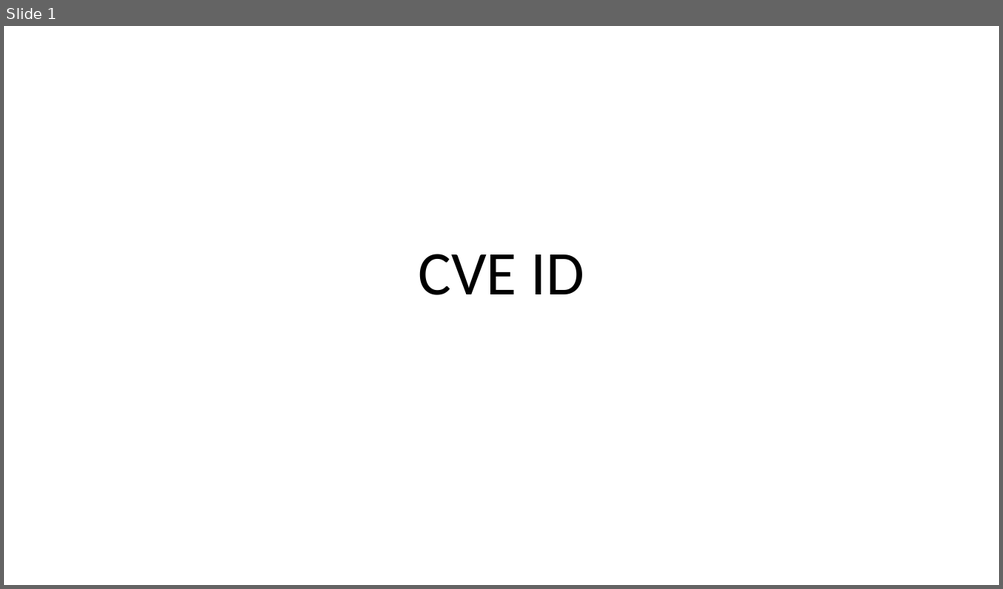
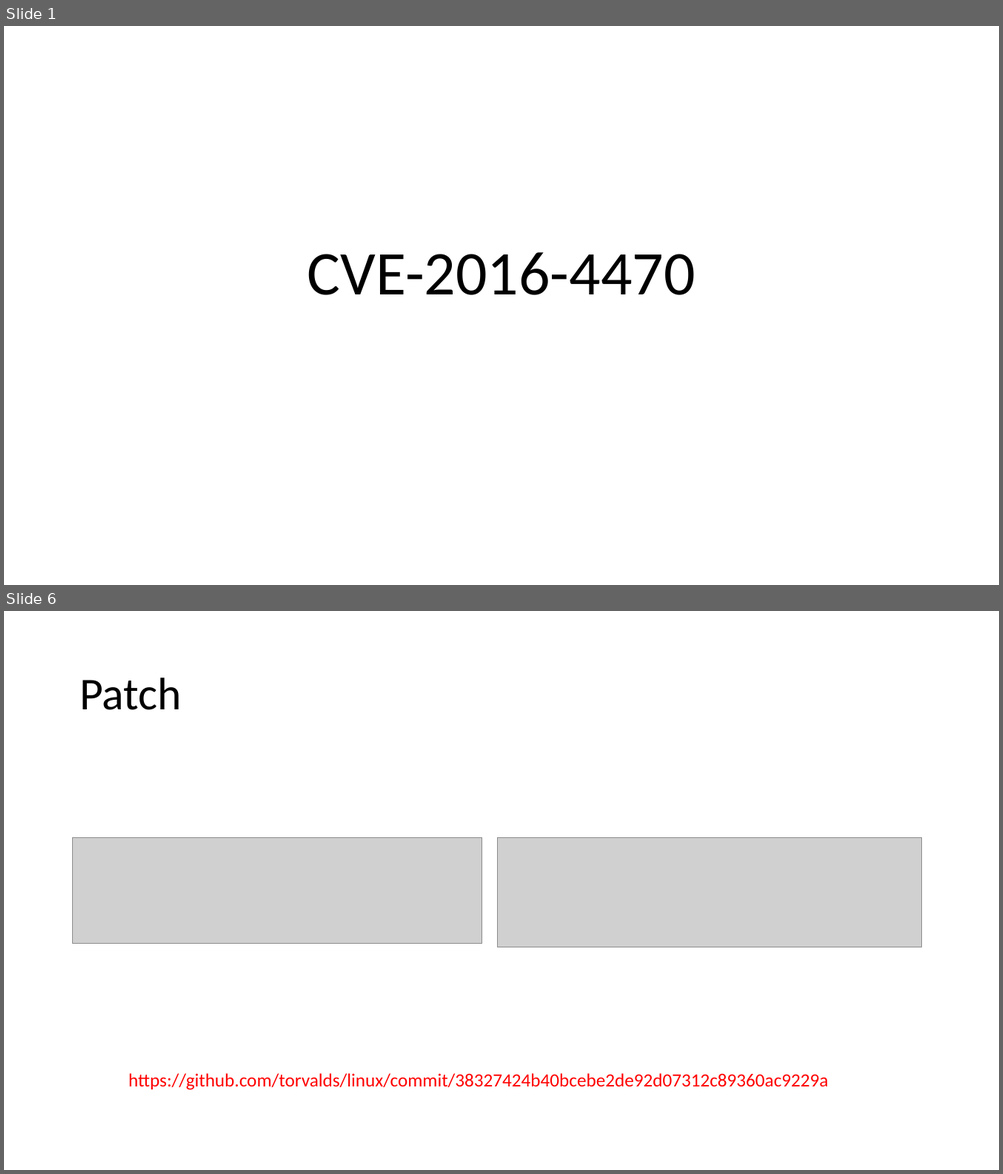
Before and after one commit to mudongliang/Kernel_Vulnerabilities, a slide deck: UAF/2016/CVE-2016-4470.pptx. Shown one above the other, each under a label of ours: slide 1 before the commit, slides 1 and 6 after it; the slides between them are not shown. The pictures are 1003x589 and 1003x1174 pixels, drawn with LibreOffice and Linux fonts; fonts in the diff are those of the drawing; grey boxes stand for pictures. Boxes give left, top, right and bottom in pixels: in the first picture for what was removed or moved away, otherwise in the second. Text is boxed around its words. In the diff, an @@ line names an element or a change of style, - is before the commit and + after.

```diff
--- a/UAF/2016/CVE-2016-4470.pptx
+++ b/UAF/2016/CVE-2016-4470.pptx
@@ slide 6 added at <box>4,611,999,1170</box>, background #FFFFFF @@
@@ title added at <box>79,678,182,710</box>, 44 pt, text #000000 @@
+Patch
@@ picture added at <box>73,838,482,944</box> @@
@@ picture added at <box>498,838,922,948</box> @@
@@ text added at <box>128,1073,828,1091</box>, 18 pt, text #FF0000 @@
+https://github.com/torvalds/linux/commit/38327424b40bcebe2de92d07312c89360ac9229a
@@ slide 1 changed as well @@
@@ title at <box>307,252,695,295</box>: text changed @@
-CVE ID
+CVE-2016-4470
```
Also in this commit, not shown: 2 other slides changed, 4 other slides added, 2 slides removed, 1 other file.
